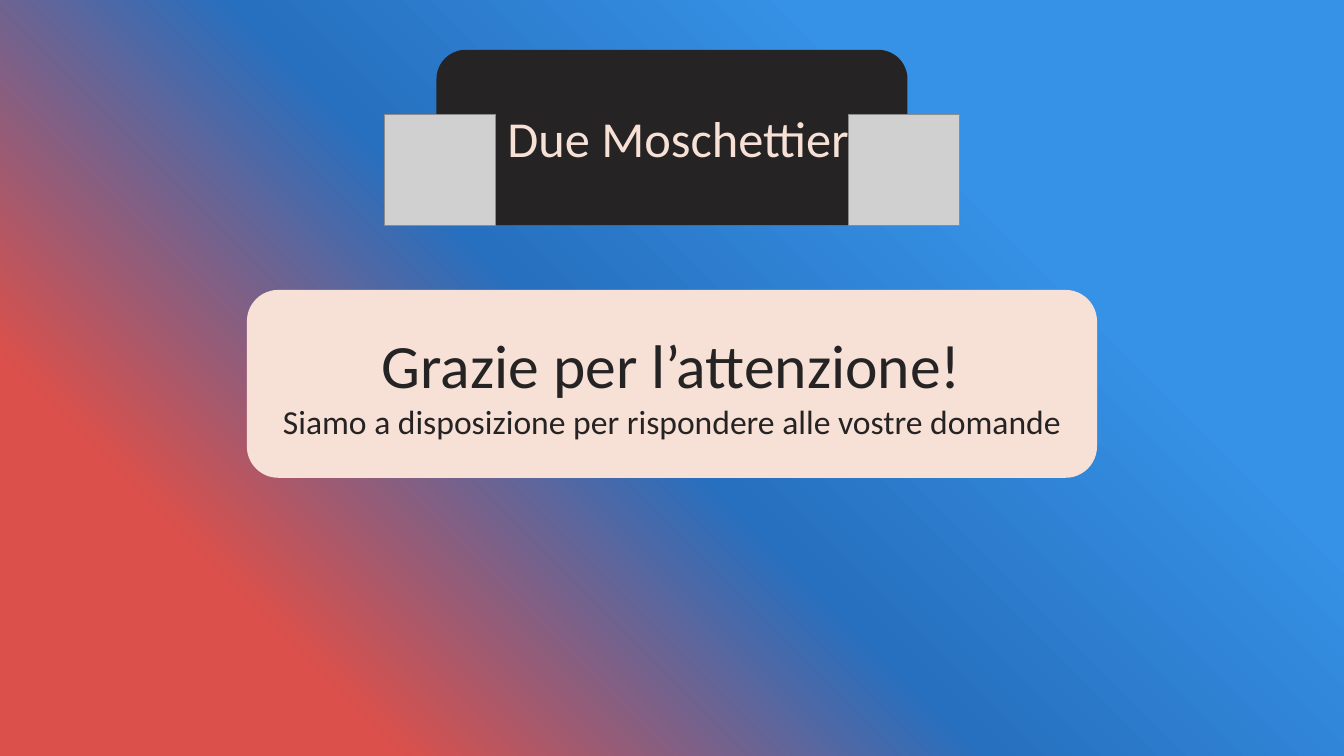
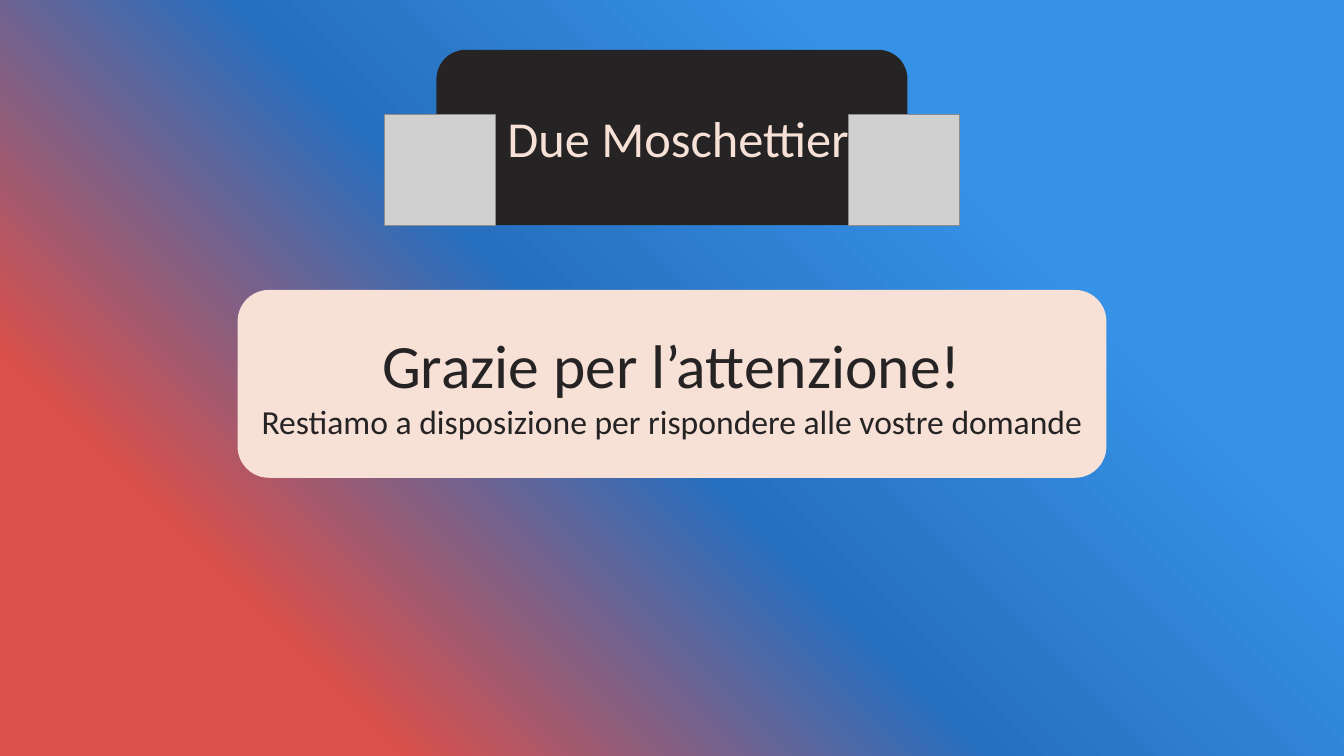
Before and after one commit to OMGitsDrake/PWEOA23-IDueMoschettieri, a slide deck: slide 16 of Elica [I Due Moschettieri].pptx. Drawn at 1344x756 pixels with LibreOffice and Linux fonts; fonts in the diff are those of the drawing; grey boxes stand for pictures. Boxes give left, top, right and bottom in pixels: in the first picture for what was removed or moved away, otherwise in the second. Text is boxed around its words. In the diff, an @@ line names an element or a change of style, - is before the commit and + after.

```diff
--- a/Elica [I Due Moschettieri].pptx
+++ b/Elica [I Due Moschettieri].pptx
@@ rounded rectangle "Grazie per l’attenzione!": place and size @@
-rounded rectangle "Grazie per l’attenzione!" at (247,290,1097,478)
+rounded rectangle "Grazie per l’attenzione!" at (238,290,1107,478)
@@ text in rounded rectangle at (262,410,1082,440): text changed @@
-Siamo a disposizione per rispondere alle vostre domande
+Restiamo a disposizione per rispondere alle vostre domande
```
Also in this commit, not shown: 4 other slides changed.
